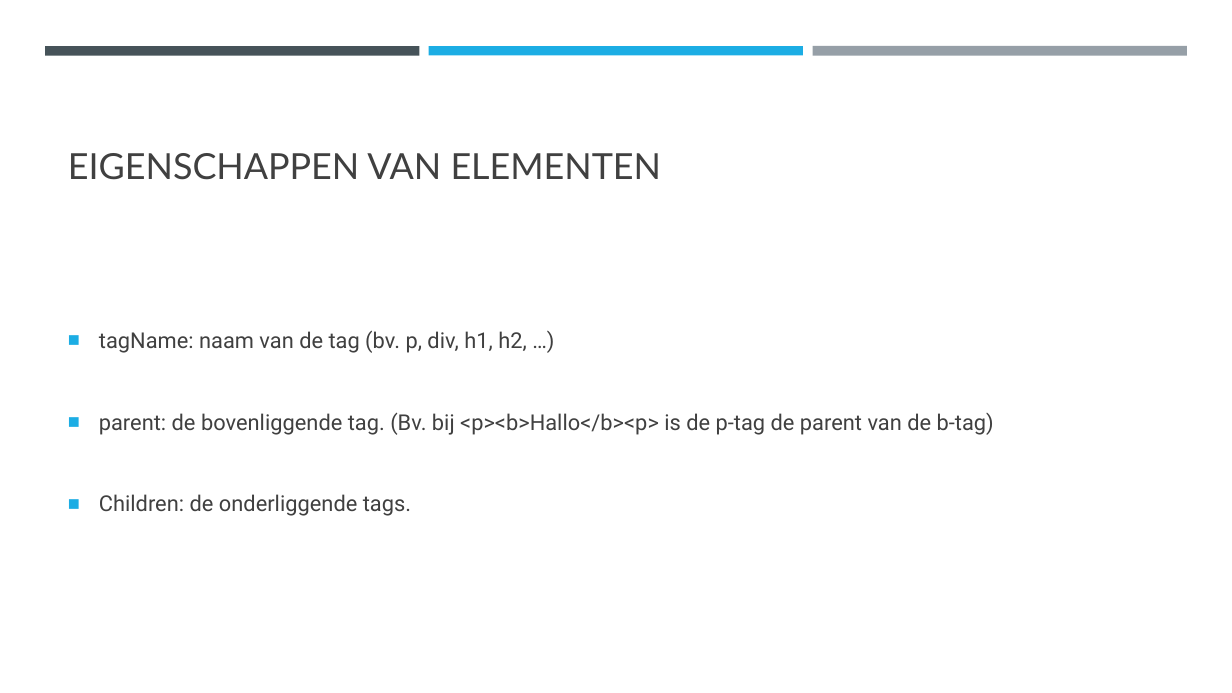
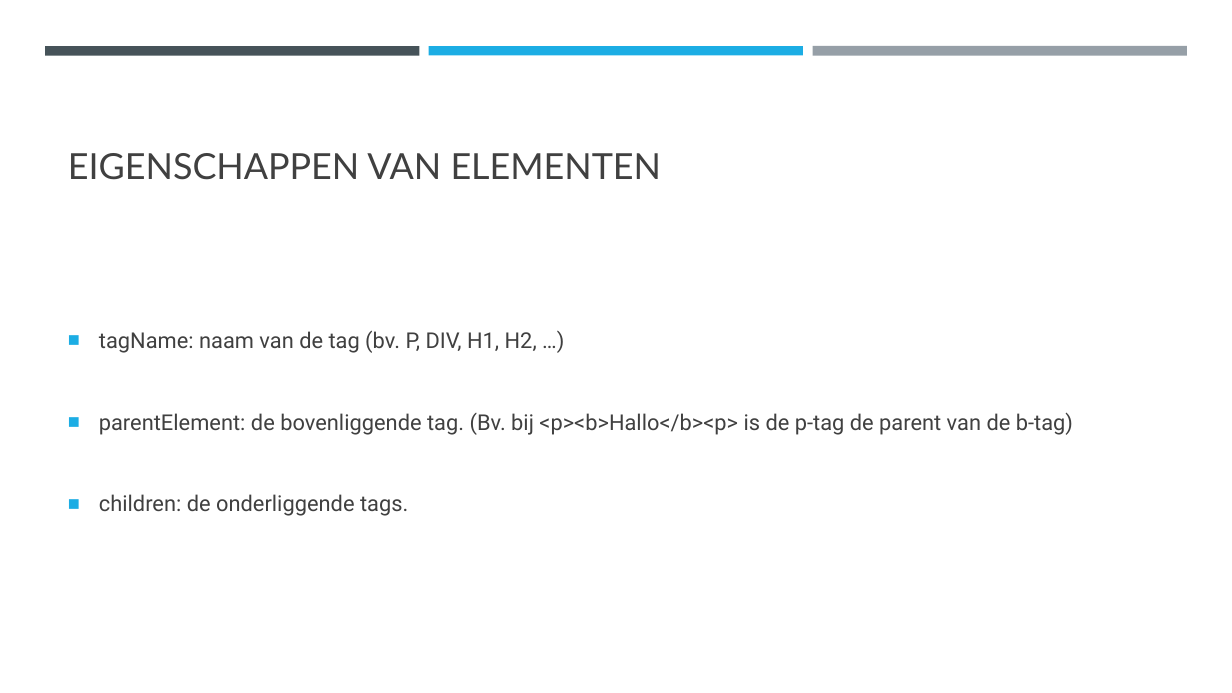
Before and after one commit to DhrLeroy/Webdesign, a slide deck: slide 53 of Webdesign.pptx (slide 52 before the commit). Drawn at 1232x693 pixels with LibreOffice and Linux fonts; fonts in the diff are those of the drawing. Boxes give left, top, right and bottom in pixels: in the first picture for what was removed or moved away, otherwise in the second. Text is boxed around its words. In the diff, an @@ line names an element or a change of style, - is before the commit and + after.

```diff
--- a/Webdesign.pptx
+++ b/Webdesign.pptx
@@ text at (99,330,1073,516): text changed @@
-■ tagName: naam van de tag (bv. p, div, h1, h2, …)
-■ parent: de bovenliggende tag. (Bv. bij <p><b>Hallo</b><p> is de p-tag de parent van de b-tag)
-■ Children: de onderliggende tags.
+■ tagName: naam van de tag (bv. P, DIV, H1, H2, …)
+■ parentElement: de bovenliggende tag. (Bv. bij <p><b>Hallo</b><p> is de p-tag de parent van de b-tag)
+■ children: de onderliggende tags.
```
Also in this commit, not shown: 7 other slides changed, 3 slides added, 13 other files.
